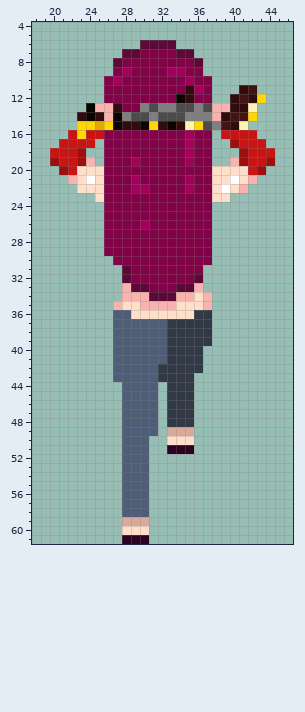
Two versions of one pixel-art sprite, CasaDesDiamantes/sprites/playerShotgunStance_spr/374be6ae-366d-4984-99d4-bd67008a90dc.png. That is the earlier state.
The file is 64x62 pixels. Shown: x 18..46, y 4..61.
The result:
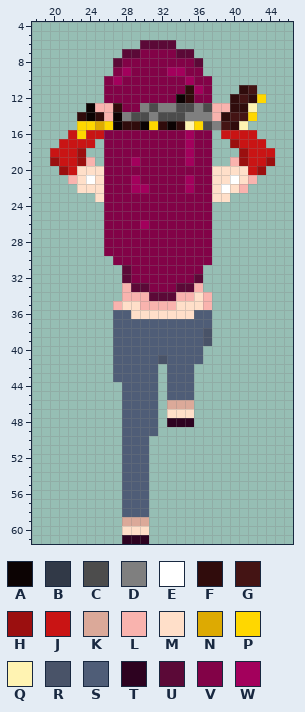
Palette (. is transparent): A #0c0303  B #313947  C #4c4c4c  D #7f7f7f  E #ffffff  F #300c0c  G #441414  H #9b0f0f  J #c91414  K #dba999  L #f9b3ae  M #ffdfc9  N #ddaa02  P #ffd700  Q #fff3b2  R #495368  S #4f5d77  T #2d0220  U #5b0937  V #820247  W #a3005c
Changes in this commit:
{"y":36,"x":36,"old":"BB","new":"SS"}
{"y":37,"x":33,"old":"BBBBB","new":"SSSSS"}
{"y":38,"x":33,"old":"BBBBB","new":"SSSSR"}
{"y":39,"x":33,"old":"BBBBB","new":"SSSSR"}
{"y":40,"x":33,"old":"BBBB","new":"SSSS"}
{"y":41,"x":32,"old":"SBBBB","new":"RSSSS"}
{"y":42,"x":32,"old":"BBBBB","new":".SSS."}
{"y":43,"x":32,"old":"BBBB","new":".SSS"}
{"y":44,"x":33,"old":"BBB","new":"SSS"}
{"y":45,"x":33,"old":"BBB","new":"SSS"}
{"y":46,"x":33,"old":"BBB","new":"KKK"}
{"y":47,"x":33,"old":"BBB","new":"MMM"}
{"y":48,"x":33,"old":"BBB","new":"TTT"}
{"y":49,"x":33,"old":"KKK","new":"..."}
{"y":50,"x":33,"old":"MMM","new":"..."}
{"y":51,"x":33,"old":"TTT","new":"..."}
{"label":"changed","picture_box":[158,310,212,454]}
